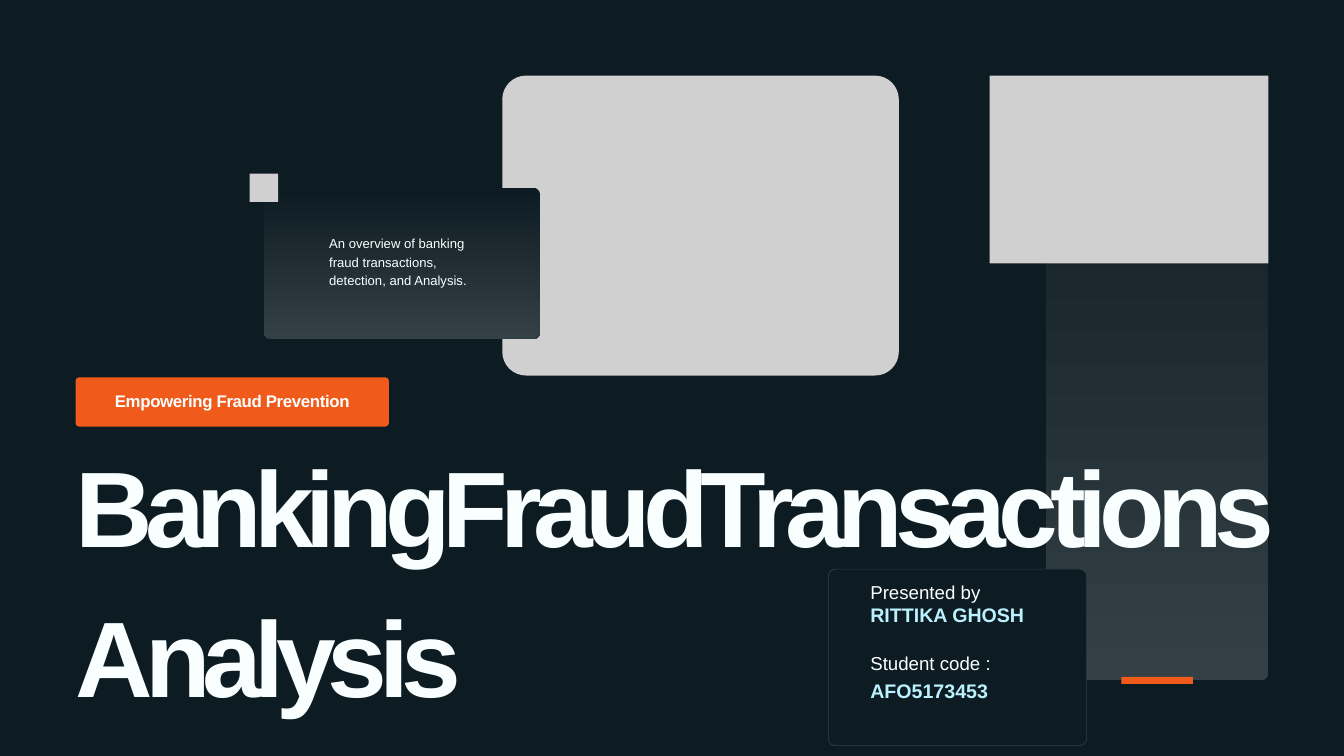
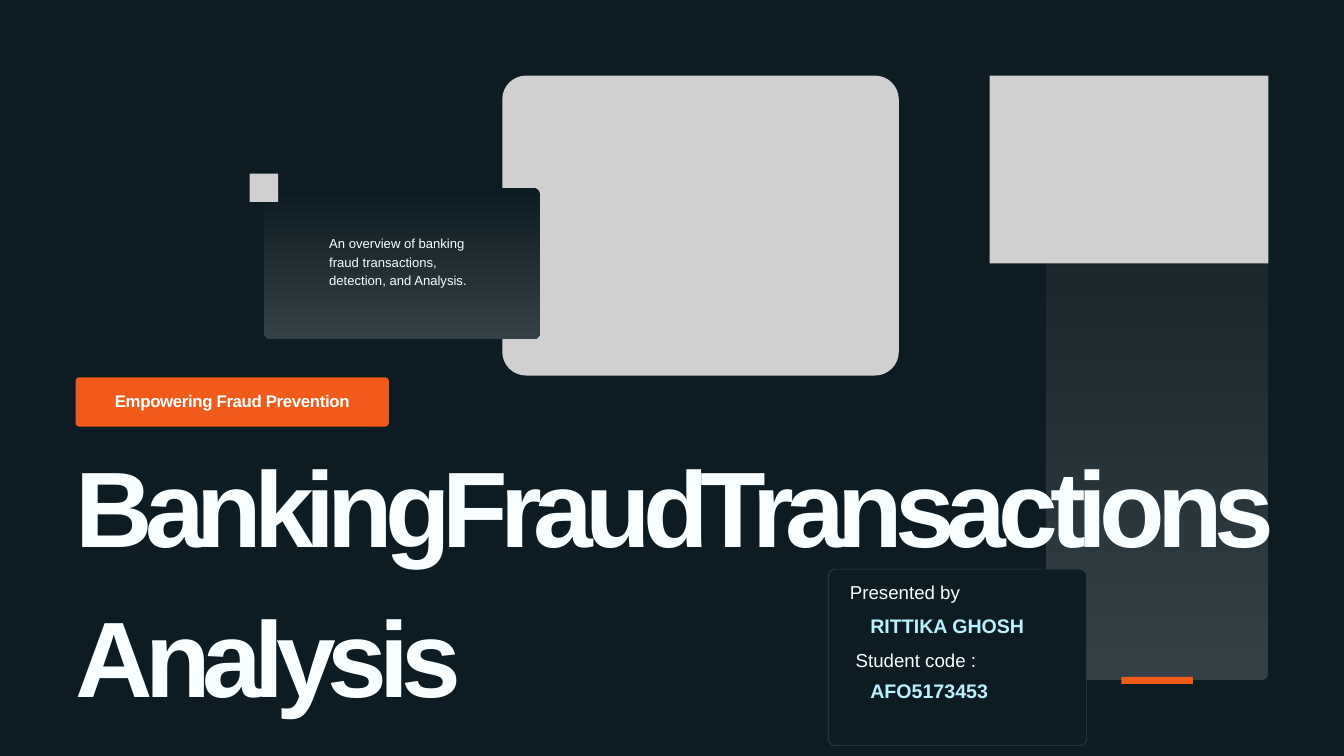
Before and after one commit to rittika9/rittika_anudip, a slide deck: slide 1 of Project/Sprint_1/BankingFraudTransactions Analytics.pptx. Drawn at 1344x756 pixels with LibreOffice and Linux fonts; fonts in the diff are those of the drawing; grey boxes stand for pictures. Boxes give left, top, right and bottom in pixels: in the first picture for what was removed or moved away, otherwise in the second. Text is boxed around its words. In the diff, an @@ line names an element or a change of style, - is before the commit and + after.

```diff
--- a/Project/Sprint_1/BankingFraudTransactions Analytics.pptx
+++ b/Project/Sprint_1/BankingFraudTransactions Analytics.pptx
@@ text "Presented by": place and size @@
-text "Presented by" at (870, 585, 981, 603)
+text "Presented by" at (850, 585, 960, 603)
@@ text "RITTIKA GHOSH": place and size @@
-text "RITTIKA GHOSH" at (870, 608, 1024, 623)
+text "RITTIKA GHOSH" at (870, 619, 1024, 634)
@@ text "Student code :": place and size @@
-text "Student code :" at (870, 656, 981, 670)
+text "Student code :" at (856, 653, 966, 667)
```
Also in this commit, not shown: 7 other slides changed.
